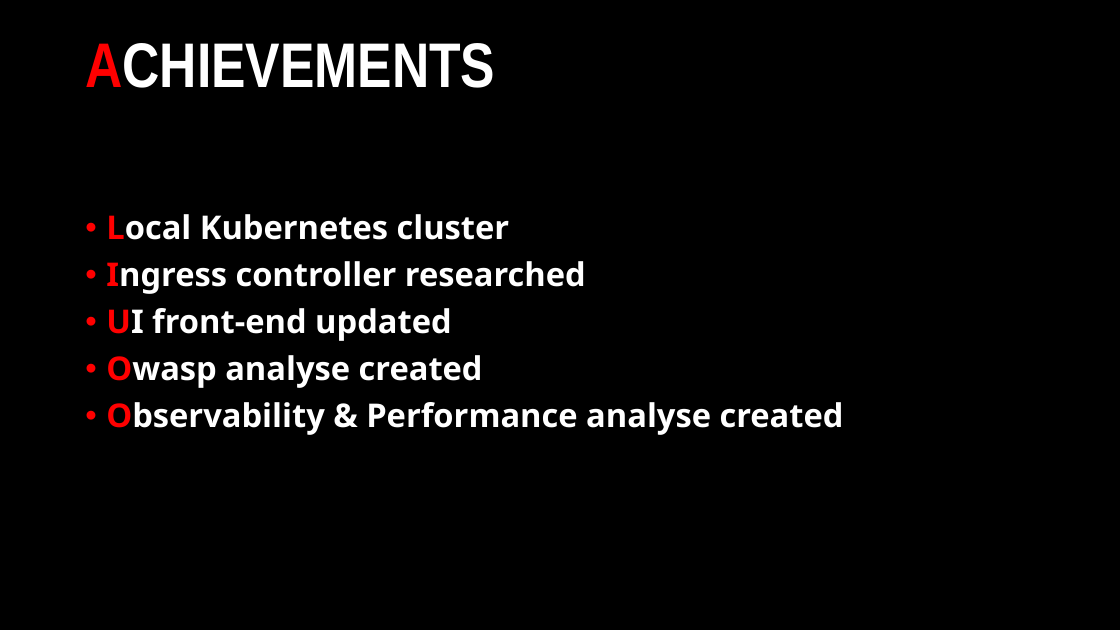
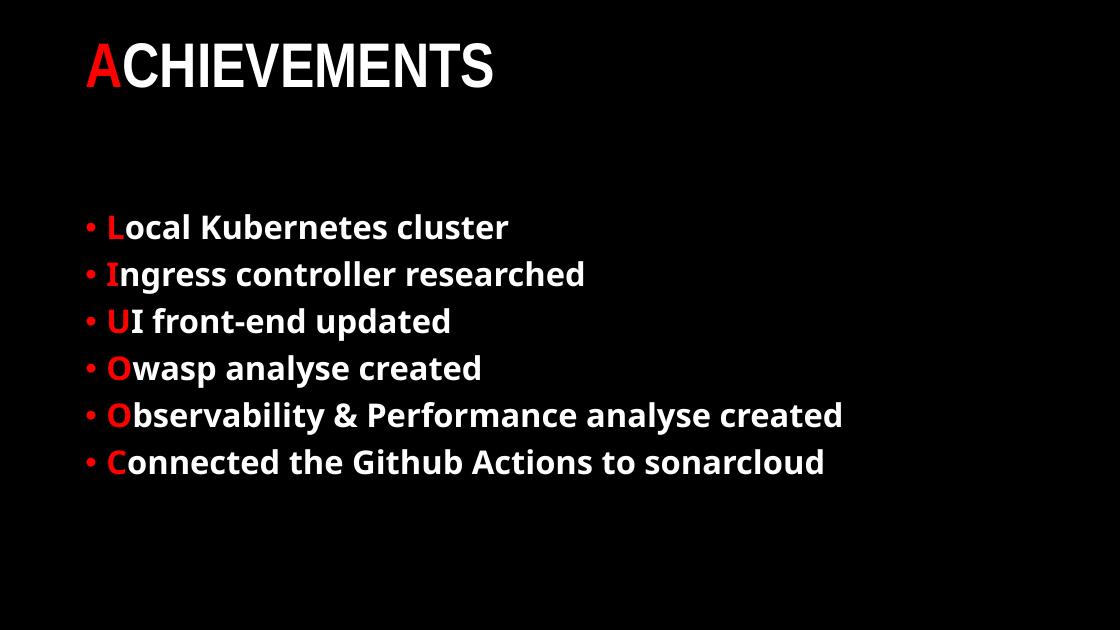
Before and after one commit to Netflix-Clone-MicFlix/Documentation, a slide deck: slide 4 of Sprint presentations/Individual_Project-Sprint3.pptx. Drawn at 1120x630 pixels with LibreOffice and Linux fonts; fonts in the diff are those of the drawing. Boxes give left, top, right and bottom in pixels: in the first picture for what was removed or moved away, otherwise in the second. Text is boxed around its words. In the diff, an @@ line names an element or a change of style, - is before the commit and + after.

```diff
--- a/Sprint presentations/Individual_Project-Sprint3.pptx
+++ b/Sprint presentations/Individual_Project-Sprint3.pptx
@@ text at (x1=106, y1=449, x2=825, y2=475): paragraph added @@
+• Connected the Github Actions to sonarcloud
```
Also in this commit, not shown: 5 other slides changed.
